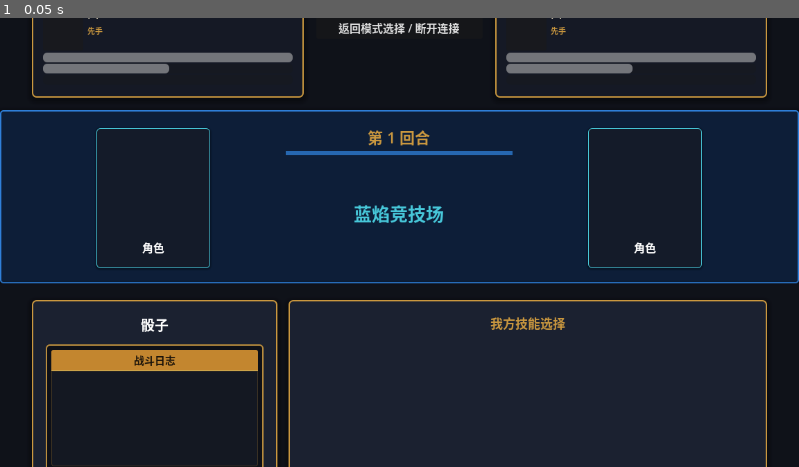
Above: before the commit, frame 1.
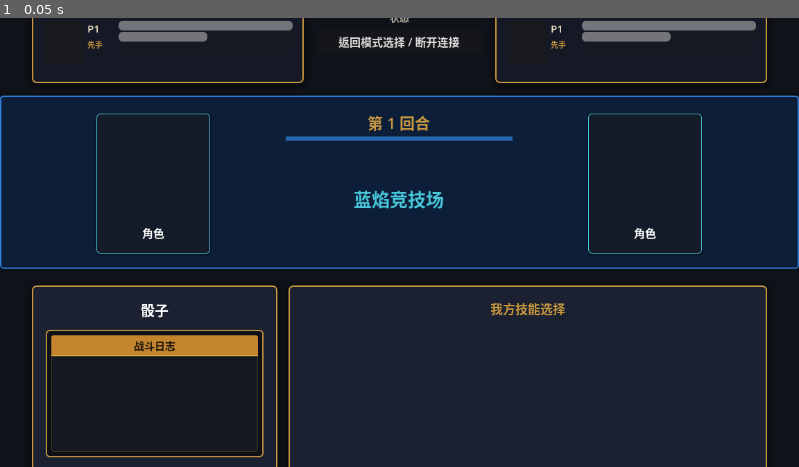
Above: after the commit, the same moment.

Repository: hereisBBJ/dice_fight_godot
Game: Godot game, scene res://scenes/ui/screens/battle_screen.tscn
Same seed, same stepped clock (60 frames per second), same inputs: the game is played once before the commit and once after it. This scene is started directly instead of the project's main scene.
Inputs:
- Up to frame 1 (0.05 s): no input

The runs differ from the first frame. In frame 1, 18% of the frame differs, in the area x 0-100%, y 0-100%.

Commit message:
战斗界面UI排版调整

Diff:
--- a/scenes/ui/components/player_state_panel.tscn
+++ b/scenes/ui/components/player_state_panel.tscn
@@ -1,169 +1,172 @@
-[gd_scene load_steps=2 format=3]
+[gd_scene format=3 uid="uid://vih5430rgqjp"]
 
-[ext_resource type="Script" path="res://scripts/ui/components/player_state_panel.gd" id="1_player"]
+[ext_resource type="Script" uid="uid://ca7n7rtq4xpqm" path="res://scripts/ui/components/player_state_panel.gd" id="1_player"]
 
-[node name="PlayerStatePanel" type="PanelContainer"]
+[node name="PlayerStatePanel" type="PanelContainer" unique_id=1336245707]
 custom_minimum_size = Vector2(360, 240)
 script = ExtResource("1_player")
 
-[node name="Margin" type="MarginContainer" parent="."]
+[node name="Margin" type="MarginContainer" parent="." unique_id=132329012]
 layout_mode = 2
 theme_override_constants/margin_left = 12
 theme_override_constants/margin_top = 12
 theme_override_constants/margin_right = 12
 theme_override_constants/margin_bottom = 12
 
-[node name="Column" type="VBoxContainer" parent="Margin"]
+[node name="Column" type="VBoxContainer" parent="Margin" unique_id=1987868381]
 layout_mode = 2
 theme_override_constants/separation = 8
 
-[node name="Header" type="HBoxContainer" parent="Margin/Column"]
+[node name="Header" type="HBoxContainer" parent="Margin/Column" unique_id=1621128756]
 layout_mode = 2
 theme_override_constants/separation = 12
 
-[node name="PortraitFrame" type="PanelContainer" parent="Margin/Column/Header"]
+[node name="PortraitFrame" type="PanelContainer" parent="Margin/Column/Header" unique_id=1398734712]
 custom_minimum_size = Vector2(84, 84)
 layout_mode = 2
 
-[node name="PortraitMargin" type="MarginContainer" parent="Margin/Column/Header/PortraitFrame"]
+[node name="PortraitMargin" type="MarginContainer" parent="Margin/Column/Header/PortraitFrame" unique_id=1982547534]
 layout_mode = 2
 theme_override_constants/margin_left = 4
 theme_override_constants/margin_top = 4
 theme_override_constants/margin_right = 4
 theme_override_constants/margin_bottom = 4
 
-[node name="Portrait" type="TextureRect" parent="Margin/Column/Header/PortraitFrame/PortraitMargin"]
+[node name="Portrait" type="TextureRect" parent="Margin/Column/Header/PortraitFrame/PortraitMargin" unique_id=269047242]
 layout_mode = 2
 size_flags_horizontal = 3
 size_flags_vertical = 3
 expand_mode = 1
 stretch_mode = 5
 
-[node name="Info" type="VBoxContainer" parent="Margin/Column/Header"]
+[node name="Info_Stats" type="HBoxContainer" parent="Margin/Column/Header" unique_id=785257021]
+layout_mode = 2
+size_flags_horizontal = 3
+
+[node name="Info" type="VBoxContainer" parent="Margin/Column/Header/Info_Stats" unique_id=1207214239]
 layout_mode = 2
 size_flags_horizontal = 3
 theme_override_constants/separation = 4
 
-[node name="Name" type="Label" parent="Margin/Column/Header/Info"]
+[node name="Name" type="Label" parent="Margin/Column/Header/Info_Stats/Info" unique_id=889706518]
 layout_mode = 2
 size_flags_horizontal = 3
+theme_override_font_sizes/font_size = 22
 text = "P1"
 clip_text = true
 text_overrun_behavior = 3
-theme_override_font_sizes/font_size = 22
 
-[node name="Role" type="Label" parent="Margin/Column/Header/Info"]
+[node name="Role" type="Label" parent="Margin/Column/Header/Info_Stats/Info" unique_id=204974977]
 layout_mode = 2
 size_flags_horizontal = 3
+theme_override_font_sizes/font_size = 15
 text = "先手"
 clip_text = true
 text_overrun_behavior = 3
-theme_override_font_sizes/font_size = 15
 
-[node name="Feedback" type="Label" parent="Margin/Column/Header/Info"]
+[node name="Feedback" type="Label" parent="Margin/Column/Header/Info_Stats/Info" unique_id=766175226]
 custom_minimum_size = Vector2(0, 18)
 layout_mode = 2
 size_flags_horizontal = 3
+theme_override_font_sizes/font_size = 18
 clip_text = true
 text_overrun_behavior = 3
-theme_override_font_sizes/font_size = 18
 
-[node name="Stats" type="VBoxContainer" parent="Margin/Column"]
+[node name="Stats" type="VBoxContainer" parent="Margin/Column/Header/Info_Stats" unique_id=49667704]
 layout_mode = 2
+size_flags_horizontal = 3
+size_flags_stretch_ratio = 6.0
 theme_override_constants/separation = 5
 
-[node name="HpBar" type="ProgressBar" parent="Margin/Column/Stats"]
+[node name="HpBar" type="ProgressBar" parent="Margin/Column/Header/Info_Stats/Stats" unique_id=563607211]
 custom_minimum_size = Vector2(0, 20)
 layout_mode = 2
-max_value = 100.0
 value = 100.0
 show_percentage = false
 
-[node name="Label" type="Label" parent="Margin/Column/Stats/HpBar"]
+[node name="Label" type="Label" parent="Margin/Column/Header/Info_Stats/Stats/HpBar" unique_id=996423942]
 layout_mode = 1
 anchors_preset = 15
 anchor_right = 1.0
 anchor_bottom = 1.0
 grow_horizontal = 2
 grow_vertical = 2
+theme_override_font_sizes/font_size = 13
 horizontal_alignment = 1
 vertical_alignment = 1
 clip_text = true
-theme_override_font_sizes/font_size = 13
 
-[node name="MpBar" type="ProgressBar" parent="Margin/Column/Stats"]
+[node name="MpBar" type="ProgressBar" parent="Margin/Column/Header/Info_Stats/Stats" unique_id=964807122]
 custom_minimum_size = Vector2(0, 20)
 layout_mode = 2
-max_value = 100.0
 value = 50.0
 show_percentage = false
 
-[node name="Label" type="Label" parent="Margin/Column/Stats/MpBar"]
+[node name="Label" type="Label" parent="Margin/Column/Header/Info_Stats/Stats/MpBar" unique_id=774604841]
 layout_mode = 1
 anchors_preset = 15
 anchor_right = 1.0
 anchor_bottom = 1.0
 grow_horizontal = 2
 grow_vertical = 2
+theme_override_font_sizes/font_size = 13
 horizontal_alignment = 1
 vertical_alignment = 1
 clip_text = true
-theme_override_font_sizes/font_size = 13
 
-[node name="ShieldBar" type="ProgressBar" parent="Margin/Column/Stats"]
+[node name="ShieldBar" type="ProgressBar" parent="Margin/Column/Header/Info_Stats/Stats" unique_id=1212002331]
 custom_minimum_size = Vector2(0, 20)
 layout_mode = 2
-max_value = 100.0
 show_percentage = false
 
-[node name="Label" type="Label" parent="Margin/Column/Stats/ShieldBar"]
+[node name="Label" type="Label" parent="Margin/Column/Header/Info_Stats/Stats/ShieldBar" unique_id=1660340895]
 layout_mode = 1
 anchors_preset = 15
 anchor_right = 1.0
 anchor_bottom = 1.0
 grow_horizontal = 2
 grow_vertical = 2
+theme_override_font_sizes/font_size = 13
 horizontal_alignment = 1
 vertical_alignment = 1
 clip_text = true
-theme_override_font_sizes/font_size = 13
 
-[node name="DiceSlot" type="PanelContainer" parent="Margin/Column"]
+[node name="DiceSlot" type="PanelContainer" parent="Margin/Column" unique_id=80305543]
 custom_minimum_size = Vector2(0, 38)
 layout_mode = 2
 
-[node name="StatusRow" type="HFlowContainer" parent="Margin/Column"]
+[node name="StatusRow" type="HFlowContainer" parent="Margin/Column" unique_id=2027268110]
 custom_minimum_size = Vector2(0, 42)
 layout_mode = 2
 theme_override_constants/h_separation = 6
 theme_override_constants/v_separation = 4
 
-[node name="TextBlock" type="VBoxContainer" parent="Margin/Column"]
+[node name="TextBlock" type="VBoxContainer" parent="Margin/Column" unique_id=1121357820]
 layout_mode = 2
 theme_override_constants/separation = 3
 
-[node name="Passive" type="Label" parent="Margin/Column/TextBlock"]
+[node name="Passive" type="Label" parent="Margin/Column/TextBlock" unique_id=595528196]
 layout_mode = 2
 size_flags_horizontal = 3
+theme_override_font_sizes/font_size = 13
 text = "被动：无"
 clip_text = true
 text_overrun_behavior = 3
-theme_override_font_sizes/font_size = 13
 
-[node name="Augments" type="Label" parent="Margin/Column/TextBlock"]
+[node name="Augments" type="Label" parent="Margin/Column/TextBlock" unique_id=678471265]
 layout_mode = 2
 size_flags_horizontal = 3
+theme_override_font_sizes/font_size = 13
 text = "强化：未选择"
 autowrap_mode = 2
 clip_text = true
 text_overrun_behavior = 3
-theme_override_font_sizes/font_size = 13
 
-[node name="Action" type="Label" parent="Margin/Column/TextBlock"]
+[node name="Action" type="Label" parent="Margin/Column/TextBlock" unique_id=174910244]
 layout_mode = 2
 size_flags_horizontal = 3
+theme_override_font_sizes/font_size = 14
 text = "行动：待选择"
 autowrap_mode = 2
 clip_text = true
 text_overrun_behavior = 3
-theme_override_font_sizes/font_size = 14
--- a/scripts/ui/components/player_state_panel.gd
+++ b/scripts/ui/components/player_state_panel.gd
@@ -17,12 +17,12 @@
 
 @onready var portrait_frame: PanelContainer = $Margin/Column/Header/PortraitFrame
 @onready var portrait: TextureRect = $Margin/Column/Header/PortraitFrame/PortraitMargin/Portrait
-@onready var name_label: Label = $Margin/Column/Header/Info/Name
-@onready var role_label: Label = $Margin/Column/Header/Info/Role
-@onready var feedback_label: Label = $Margin/Column/Header/Info/Feedback
-@onready var hp_bar: ProgressBar = $Margin/Column/Stats/HpBar
-@onready var mp_bar: ProgressBar = $Margin/Column/Stats/MpBar
-@onready var shield_bar: ProgressBar = $Margin/Column/Stats/ShieldBar
+@onready var name_label: Label = $Margin/Column/Header/Info_Stats/Info/Name
+@onready var role_label: Label = $Margin/Column/Header/Info_Stats/Info/Role
+@onready var feedback_label: Label = $Margin/Column/Header/Info_Stats/Info/Feedback
+@onready var hp_bar: ProgressBar = $Margin/Column/Header/Info_Stats/Stats/HpBar
+@onready var mp_bar: ProgressBar = $Margin/Column/Header/Info_Stats/Stats/MpBar
+@onready var shield_bar: ProgressBar = $Margin/Column/Header/Info_Stats/Stats/ShieldBar
 @onready var dice_slot: Control = $Margin/Column/DiceSlot
 @onready var status_row: HFlowContainer = $Margin/Column/StatusRow
 @onready var passive_label: Label = $Margin/Column/TextBlock/Passive
@@ -31,7 +31,7 @@
 @onready var margin: MarginContainer = $Margin
 @onready var column: VBoxContainer = $Margin/Column
 @onready var header: HBoxContainer = $Margin/Column/Header
-@onready var stats: VBoxContainer = $Margin/Column/Stats
+@onready var stats: VBoxContainer = $Margin/Column/Header/Info_Stats/Stats
 @onready var text_block: VBoxContainer = $Margin/Column/TextBlock
 
 var _dice_view: DiceView
